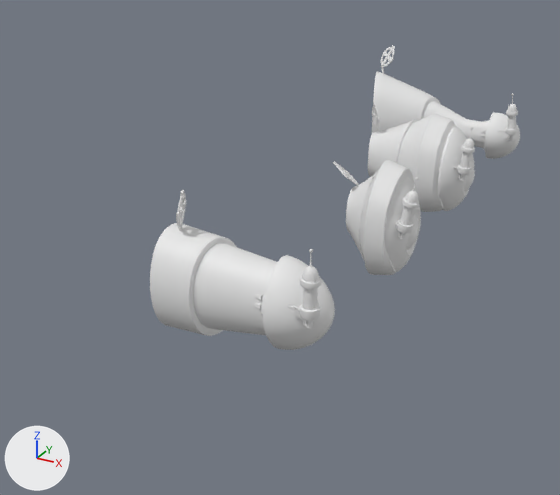
Before and after pictures for a commit that changed the Blender file development/flash/assets/cannon/cannon.blend.
One viewpoint serves both versions: a camera (50 mm lens) standing at (100.0, -319.0, 157.0) and looking at (-73.0, -6.0, 0.0). Arrows for +X, +Y and +Z are at lower left; the lights stay in place.

The scene before the commit, as lines of its bpy script (objects in view):
```python
me_cannonframe0geom = bpy.data.meshes.new('CannonFrame0Geom')
me_cannonframe0geom.from_pydata(...)  # 5058 vertices, 4820 faces; spans x -53.2..10.1, y -15.0..14.7, z 18.0..70.4
me_cannonframe0geom.polygons.foreach_set('use_smooth', [True] * 4820)
me_cannonframe1geom = bpy.data.meshes.new('CannonFrame1Geom')
me_cannonframe1geom.from_pydata(...)  # 5058 vertices, 4820 faces; spans x -28.5..12.5, y -18.7..18.5, z 15.6..64.7
me_cannonframe1geom.polygons.foreach_set('use_smooth', [True] * 4820)
me_cannonframe2geom = bpy.data.meshes.new('CannonFrame2Geom')
me_cannonframe2geom.from_pydata(...)  # 5058 vertices, 4820 faces; spans x -46.9..11.2, y -19.0..18.9, z 15.3..66.8
me_cannonframe2geom.polygons.foreach_set('use_smooth', [True] * 4820)
me_cannonframe3geom = bpy.data.meshes.new('CannonFrame3Geom')
me_cannonframe3geom.from_pydata(...)  # 5058 vertices, 4820 faces; spans x -81.4..13.1, y -17.3..19.9, z 14.9..81.6
me_cannonframe3geom.polygons.foreach_set('use_smooth', [True] * 4820)
ob_cannonframe0 = bpy.data.objects.new('CannonFrame0', me_cannonframe0geom)
ob_cannonframe0.location = (0.0, -120.0, 0.0)
ob_cannonframe1 = bpy.data.objects.new('CannonFrame1', me_cannonframe1geom)
ob_cannonframe1.location = (0.0, -40.0, 0.0)
ob_cannonframe2 = bpy.data.objects.new('CannonFrame2', me_cannonframe2geom)
ob_cannonframe2.location = (0.0, 40.0, 0.0)
ob_cannonframe3 = bpy.data.objects.new('CannonFrame3', me_cannonframe3geom)
ob_cannonframe3.location = (0.0, 120.0, 0.0)
```
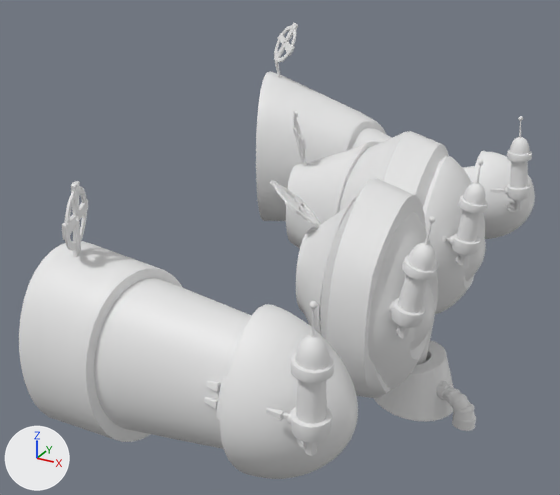
Commit message: Added cannon foot.

Changed parts and their boxes [x1, y1, x2, y2] in the pictures (560 x 495 px):
'CannonFrame0', mesh rescaled (83% wider, 86% taller)
    before: [150, 190, 335, 350]
    after: [19, 181, 358, 479]
'CannonFrame1', mesh rescaled (90% wider, 91% taller)
    before: [333, 160, 421, 275]
    after: [270, 178, 438, 398]
'CannonFrame3', mesh rescaled (88% wider, 89% taller)
    before: [372, 45, 520, 159]
    after: [256, 23, 535, 239]
'CannonFrame2', mesh rescaled (88% wider, 87% taller)
    before: [368, 104, 475, 212]
    after: [286, 111, 488, 314]
'CannonFoot', added
    after: [374, 260, 476, 431]

What the commit changed:
me_cannonframe3geom has 5058 vertices, 4820 faces and spans x -81.4..13.1, y -17.3..19.9, z 14.9..81.6.
me_cannonframe3geom is used by ob_cannonframe3; location (0.0, 120.0, 0.0).
me_cannonframe3geom part 1: the whole mesh is scaled about its middle by 2, then moved by (-34.1, 1.3, -24.9).
me_cannonframe2geom has 5058 vertices, 4820 faces and spans x -46.9..11.2, y -19.0..18.9, z 15.3..66.8.
me_cannonframe2geom is used by ob_cannonframe2; location (0.0, 40.0, 0.0).
me_cannonframe2geom part 2: the whole mesh is scaled about its middle by 2, then moved by (-17.9, -0.1, -34.6).
me_cannonframe1geom has 5058 vertices, 4820 faces and spans x -28.5..12.5, y -18.7..18.5, z 15.6..64.7.
me_cannonframe1geom is used by ob_cannonframe1; location (0.0, -40.0, 0.0).
me_cannonframe1geom part 3: the whole mesh is scaled about its middle by 2, then moved by (-8.0, -0.1, -33.4).
me_cannonframe0geom has 5058 vertices, 4820 faces and spans x -53.2..10.1, y -15.0..14.7, z 18.0..70.4.
me_cannonframe0geom is used by ob_cannonframe0; location (0.0, -120.0, 0.0).
me_cannonframe0geom part 4: the whole mesh is scaled about its middle by 2, then moved by (-21.5, -0.1, -30.6).
Mesh me_cannonfootgeom is new.
It has 3585 vertices, 3385 faces and spans x -22.2..35.3, y -39.1..38.7, z -68.1..13.2.
Object 'CannonFoot' (ob_cannonfoot) is new; it shows me_cannonfootgeom.
Its location is (0.0, 0.0, 0.0).
